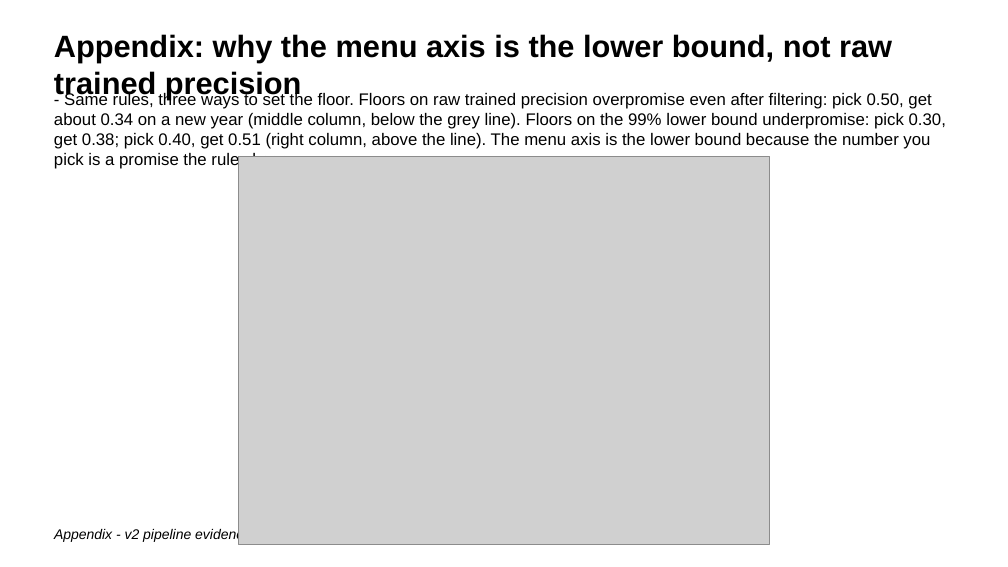
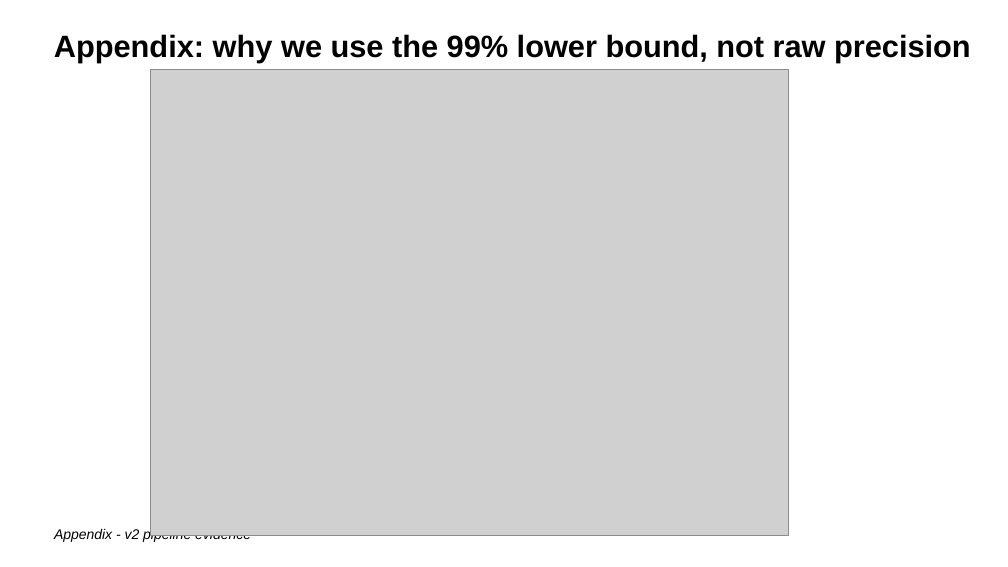
Before and after one commit to giannella/snap_qc, a slide deck: slide 18 of how_to_use_the_snap_qc_inclusion_rules_scripts.pptx. Drawn at 1008x567 pixels with LibreOffice and Linux fonts; fonts in the diff are those of the drawing; grey boxes stand for pictures. Boxes give left, top, right and bottom in pixels: in the first picture for what was removed or moved away, otherwise in the second. Text is boxed around its words. In the diff, an @@ line names an element or a change of style, - is before the commit and + after.

```diff
--- a/how_to_use_the_snap_qc_inclusion_rules_scripts.pptx
+++ b/how_to_use_the_snap_qc_inclusion_rules_scripts.pptx
@@ text at (54, 34, 971, 63): text changed @@
-Appendix: why the menu axis is the lower bound, not raw trained precision
+Appendix: why we use the 99% lower bound, not raw precision
@@ picture: place and size @@
-picture at (239, 156, 770, 544)
+picture at (150, 70, 788, 535)
@@ text removed at (54, 91, 946, 170) @@
-- Same rules, three ways to set the floor. Floors on raw trained precision overpromise even after filtering: pick 0.50, get about 0.34 on a new year (middle column, below the grey line). Floors on the 99% lower bound underpromise: pick 0.30, get 0.38; pick 0.40, get 0.51 (right column, above the line). The menu axis is the lower bound because the number you pick is a promise the rules keep.
```
Also in this commit, not shown: 2 other slides changed.
